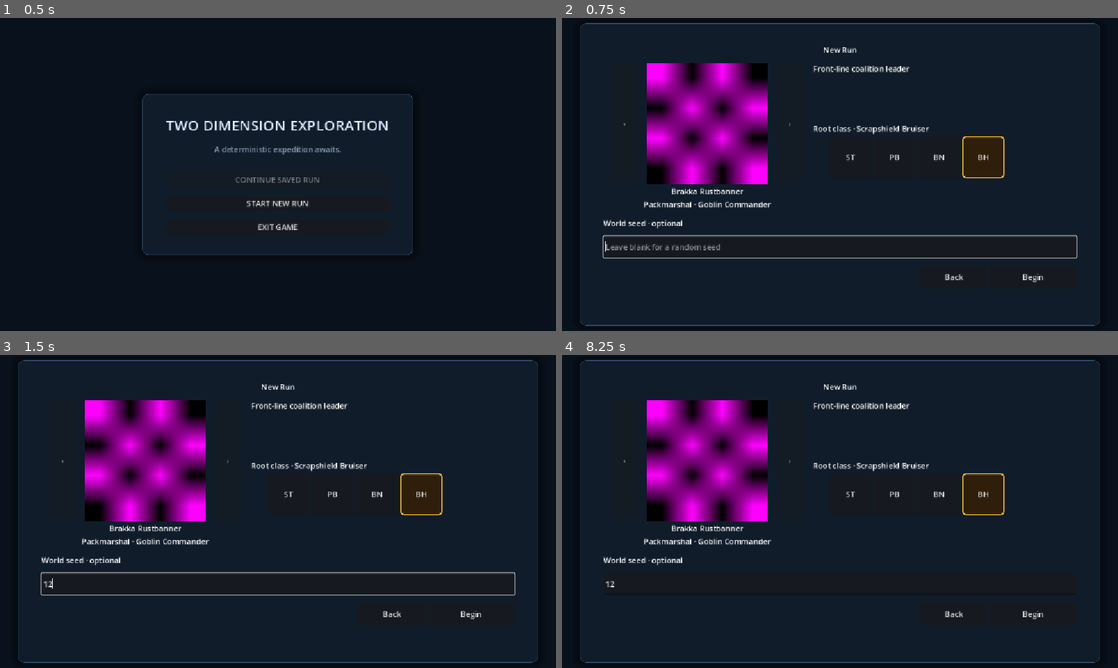
Above: before the commit, frames 1-4 (two rows, left to right).
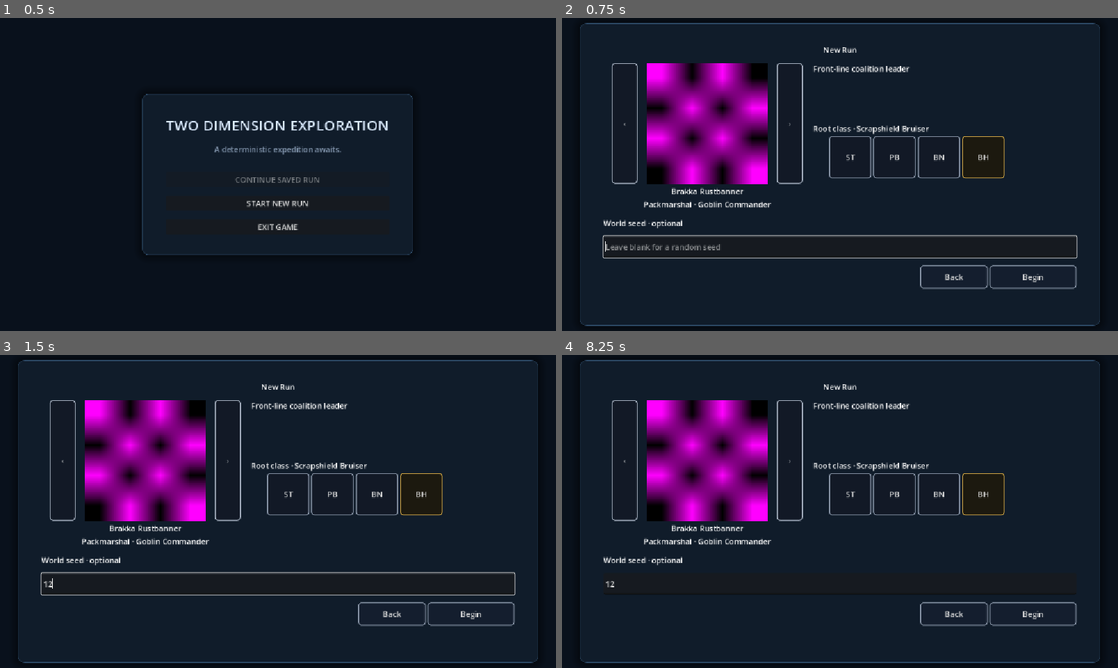
Above: after the commit, the same moments.

Repository: Poostaq/two-dimensional-experiment
Game: Godot game, scene res://Scenes/world_run_start.tscn
Same seed, same stepped clock (60 frames per second), same inputs: the game is played once before the commit and once after it. The engine's default icon, where the game draws it, is replaced by a stand-in: a white triangle on a blue panel in a dark square.
Inputs (mouse positions are in pixels of both pictures, inside the frame that each line leads up to):
- Up to frame 1 (0.5 s): no input
- Up to frame 2 (0.75 s): click "START NEW RUN" at 0.5 s
- Up to frame 3 (1.5 s): click (278, 583) at 1.27 s; type "12" at 1.35 s
- Up to frame 4 (8.25 s): click "Begin" at 2 s; click "Begin" at 2.75 s; click "ST" at 3.5 s; click "PB" at 4.25 s; click "BN" at 5 s; click "BH" at 5.75 s; click "Copy Diagnostics" at 6.5 s; click "Back" at 7.25 s; click "Return" at 8 s

Frame 1 is identical in both runs. In frame 2, 1.3% of the frame differs, in the area x 8-93%, y 14-87%; in frame 3, 1.3%; in frame 4, 1.3%.

Commit message:
feat: style commander selection controls

Diff:
--- a/Scenes/world_run_start.tscn
+++ b/Scenes/world_run_start.tscn
@@ -30,19 +30,423 @@
 shadow_color = Color(0, 0, 0, 0.4)
 shadow_size = 18
 
+[sub_resource type="StyleBoxFlat" id="StyleBoxFlat_fupo4"]
+content_margin_left = 10.0
+content_margin_top = 6.0
+content_margin_right = 10.0
+content_margin_bottom = 6.0
+bg_color = Color(0.08, 0.12, 0.18, 1)
+border_width_left = 2
+border_width_top = 2
+border_width_right = 2
+border_width_bottom = 2
+border_color = Color(0.72, 0.76, 0.82, 1)
+corner_radius_top_left = 6
+corner_radius_top_right = 6
+corner_radius_bottom_right = 6
+corner_radius_bottom_left = 6
+
+[sub_resource type="StyleBoxFlat" id="StyleBoxFlat_slwwx"]
+content_margin_left = 10.0
+content_margin_top = 6.0
+content_margin_right = 10.0
+content_margin_bottom = 6.0
+bg_color = Color(0.12, 0.18, 0.26, 1)
+border_width_left = 2
+border_width_top = 2
+border_width_right = 2
+border_width_bottom = 2
+border_color = Color(0.94, 0.96, 1, 1)
+corner_radius_top_left = 6
+corner_radius_top_right = 6
+corner_radius_bottom_right = 6
+corner_radius_bottom_left = 6
+
+[sub_resource type="StyleBoxFlat" id="StyleBoxFlat_f4snx"]
+content_margin_left = 10.0
+content_margin_top = 6.0
+content_margin_right = 10.0
+content_margin_bottom = 6.0
+bg_color = Color(0.07, 0.1, 0.15, 1)
+border_width_left = 2
+border_width_top = 2
+border_width_right = 2
+border_width_bottom = 2
+border_color = Color(0.7, 0.74, 0.8, 0.9)
+corner_radius_top_left = 6
+corner_radius_top_right = 6
+corner_radius_bottom_right = 6
+corner_radius_bottom_left = 6
+
+[sub_resource type="StyleBoxFlat" id="StyleBoxFlat_sx4o8"]
+content_margin_left = 10.0
+content_margin_top = 6.0
+content_margin_right = 10.0
+content_margin_bottom = 6.0
+bg_color = Color(0.12, 0.18, 0.26, 1)
+border_width_left = 2
+border_width_top = 2
+border_width_right = 2
+border_width_bottom = 2
+border_color = Color(0.94, 0.96, 1, 1)
+corner_radius_top_left = 6
+corner_radius_top_right = 6
+corner_radius_bottom_right = 6
+corner_radius_bottom_left = 6
+
 [sub_resource type="GradientTexture2D" id="GradientTexture2D_fupo4"]
 
-[sub_resource type="StyleBoxFlat" id="StyleBoxFlat_slwwx"]
-bg_color = Color(0.18, 0.12, 0.04, 1)
-border_width_left = 3
-border_width_top = 3
-border_width_right = 3
-border_width_bottom = 3
-border_color = Color(0.95, 0.72, 0.2, 1)
-corner_radius_top_left = 8
-corner_radius_top_right = 8
-corner_radius_bottom_right = 8
-corner_radius_bottom_left = 8
+[sub_resource type="StyleBoxFlat" id="StyleBoxFlat_r6j1p"]
+content_margin_left = 10.0
+content_margin_top = 6.0
+content_margin_right = 10.0
+content_margin_bottom = 6.0
+bg_color = Color(0.08, 0.12, 0.18, 1)
+border_width_left = 2
+border_width_top = 2
+border_width_right = 2
+border_width_bottom = 2
+border_color = Color(0.72, 0.76, 0.82, 1)
+corner_radius_top_left = 6
+corner_radius_top_right = 6
+corner_radius_bottom_right = 6
+corner_radius_bottom_left = 6
+
+[sub_resource type="StyleBoxFlat" id="StyleBoxFlat_w11aj"]
+content_margin_left = 10.0
+content_margin_top = 6.0
+content_margin_right = 10.0
+content_margin_bottom = 6.0
+bg_color = Color(0.12, 0.18, 0.26, 1)
+border_width_left = 2
+border_width_top = 2
+border_width_right = 2
+border_width_bottom = 2
+border_color = Color(0.94, 0.96, 1, 1)
+corner_radius_top_left = 6
+corner_radius_top_right = 6
+corner_radius_bottom_right = 6
+corner_radius_bottom_left = 6
+
+[sub_resource type="StyleBoxFlat" id="StyleBoxFlat_y4qhh"]
+content_margin_left = 10.0
+content_margin_top = 6.0
+content_margin_right = 10.0
+content_margin_bottom = 6.0
+bg_color = Color(0.07, 0.1, 0.15, 1)
+border_width_left = 2
+border_width_top = 2
+border_width_right = 2
+border_width_bottom = 2
+border_color = Color(0.7, 0.74, 0.8, 0.9)
+corner_radius_top_left = 6
+corner_radius_top_right = 6
+corner_radius_bottom_right = 6
+corner_radius_bottom_left = 6
+
+[sub_resource type="StyleBoxFlat" id="StyleBoxFlat_qnwr8"]
+content_margin_left = 10.0
+content_margin_top = 6.0
+content_margin_right = 10.0
+content_margin_bottom = 6.0
+bg_color = Color(0.12, 0.18, 0.26, 1)
+border_width_left = 2
+border_width_top = 2
+border_width_right = 2
+border_width_bottom = 2
+border_color = Color(0.94, 0.96, 1, 1)
+corner_radius_top_left = 6
+corner_radius_top_right = 6
+corner_radius_bottom_right = 6
+corner_radius_bottom_left = 6
+
+[sub_resource type="StyleBoxFlat" id="StyleBoxFlat_j3br0"]
+content_margin_left = 10.0
+content_margin_top = 6.0
+content_margin_right = 10.0
+content_margin_bottom = 6.0
+bg_color = Color(0.07, 0.1, 0.15, 1)
+border_width_left = 2
+border_width_top = 2
+border_width_right = 2
+border_width_bottom = 2
+border_color = Color(0.52, 0.57, 0.64, 1)
+corner_radius_top_left = 6
+corner_radius_top_right = 6
+corner_radius_bottom_right = 6
+corner_radius_bottom_left = 6
+
+[sub_resource type="StyleBoxFlat" id="StyleBoxFlat_dk8v3"]
+content_margin_left = 10.0
+content_margin_top = 6.0
+content_margin_right = 10.0
+content_margin_bottom = 6.0
+bg_color = Color(0.07, 0.1, 0.15, 1)
+border_width_left = 2
+border_width_top = 2
+border_width_right = 2
+border_width_bottom = 2
+border_color = Color(0.78, 0.82, 0.88, 1)
+corner_radius_top_left = 6
+corner_radius_top_right = 6
+corner_radius_bottom_right = 6
+corner_radius_bottom_left = 6
+
+[sub_resource type="StyleBoxFlat" id="StyleBoxFlat_is7iv"]
+content_margin_left = 10.0
+content_margin_top = 6.0
+content_margin_right = 10.0
+content_margin_bottom = 6.0
+bg_color = Color(0.07, 0.1, 0.15, 1)
+border_width_left = 2
+border_width_top = 2
+border_width_right = 2
+border_width_bottom = 2
+border_color = Color(0.9, 0.93, 0.98, 1)
+corner_radius_top_left = 6
+corner_radius_top_right = 6
+corner_radius_bottom_right = 6
+corner_radius_bottom_left = 6
+
+[sub_resource type="StyleBoxFlat" id="StyleBoxFlat_2j6yo"]
+content_margin_left = 10.0
+content_margin_top = 6.0
+content_margin_right = 10.0
+content_margin_bottom = 6.0
+bg_color = Color(0.07, 0.1, 0.15, 1)
+border_width_left = 2
+border_width_top = 2
+border_width_right = 2
+border_width_bottom = 2
+border_color = Color(0.52, 0.57, 0.64, 1)
+corner_radius_top_left = 6
+corner_radius_top_right = 6
+corner_radius_bottom_right = 6
+corner_radius_bottom_left = 6
+
+[sub_resource type="StyleBoxFlat" id="StyleBoxFlat_3iavx"]
+content_margin_left = 10.0
+content_margin_top = 6.0
+content_margin_right = 10.0
+content_margin_bottom = 6.0
+bg_color = Color(0.07, 0.1, 0.15, 1)
+border_width_left = 2
+border_width_top = 2
+border_width_right = 2
+border_width_bottom = 2
+border_color = Color(0.78, 0.82, 0.88, 1)
+corner_radius_top_left = 6
+corner_radius_top_right = 6
+corner_radius_bottom_right = 6
+corner_radius_bottom_left = 6
+
+[sub_resource type="StyleBoxFlat" id="StyleBoxFlat_qjbey"]
+content_margin_left = 10.0
+content_margin_top = 6.0
+content_margin_right = 10.0
+content_margin_bottom = 6.0
+bg_color = Color(0.07, 0.1, 0.15, 1)
+border_width_left = 2
+border_width_top = 2
+border_width_right = 2
+border_width_bottom = 2
+border_color = Color(0.9, 0.93, 0.98, 1)
+corner_radius_top_left = 6
+corner_radius_top_right = 6
+corner_radius_bottom_right = 6
+corner_radius_bottom_left = 6
+
+[sub_resource type="StyleBoxFlat" id="StyleBoxFlat_ljxsx"]
+content_margin_left = 10.0
+content_margin_top = 6.0
+content_margin_right = 10.0
+content_margin_bottom = 6.0
+bg_color = Color(0.07, 0.1, 0.15, 1)
+border_width_left = 2
+border_width_top = 2
+border_width_right = 2
+border_width_bottom = 2
+border_color = Color(0.52, 0.57, 0.64, 1)
+corner_radius_top_left = 6
+corner_radius_top_right = 6
+corner_radius_bottom_right = 6
+corner_radius_bottom_left = 6
+
+[sub_resource type="StyleBoxFlat" id="StyleBoxFlat_1iegp"]
+content_margin_left = 10.0
+content_margin_top = 6.0
+content_margin_right = 10.0
+content_margin_bottom = 6.0
+bg_color = Color(0.07, 0.1, 0.15, 1)
+border_width_left = 2
+border_width_top = 2
+border_width_right = 2
+border_width_bottom = 2
+border_color = Color(0.78, 0.82, 0.88, 1)
+corner_radius_top_left = 6
+corner_radius_top_right = 6
+corner_radius_bottom_right = 6
+corner_radius_bottom_left = 6
+
+[sub_resource type="StyleBoxFlat" id="StyleBoxFlat_80dl3"]
+content_margin_left = 10.0
+content_margin_top = 6.0
+content_margin_right = 10.0
+content_margin_bottom = 6.0
+bg_color = Color(0.07, 0.1, 0.15, 1)
+border_width_left = 2
+border_width_top = 2
+border_width_right = 2
+border_width_bottom = 2
+border_color = Color(0.9, 0.93, 0.98, 1)
+corner_radius_top_left = 6
+corner_radius_top_right = 6
+corner_radius_bottom_right = 6
+corner_radius_bottom_left = 6
+
+[sub_resource type="StyleBoxFlat" id="StyleBoxFlat_g7fog"]
+content_margin_left = 10.0
+content_margin_top = 6.0
+content_margin_right = 10.0
+content_margin_bottom = 6.0
+bg_color = Color(0.11, 0.1, 0.06, 1)
+border_width_left = 2
+border_width_top = 2
+border_width_right = 2
+border_width_bottom = 2
+border_color = Color(0.82, 0.65, 0.27, 1)
+corner_radius_top_left = 6
+corner_radius_top_right = 6
+corner_radius_bottom_right = 6
+corner_radius_bottom_left = 6
+
+[sub_resource type="StyleBoxFlat" id="StyleBoxFlat_wmnon"]
+content_margin_left = 10.0
+content_margin_top = 6.0
+content_margin_right = 10.0
+content_margin_bottom = 6.0
+bg_color = Color(0.11, 0.1, 0.06, 1)
+border_width_left = 2
+border_width_top = 2
+border_width_right = 2
+border_width_bottom = 2
+border_color = Color(0.96, 0.79, 0.36, 1)
+corner_radius_top_left = 6
+corner_radius_top_right = 6
+corner_radius_bottom_right = 6
+corner_radius_bottom_left = 6
+
+[sub_resource type="StyleBoxFlat" id="StyleBoxFlat_oy3ff"]
+content_margin_left = 10.0
+content_margin_top = 6.0
+content_margin_right = 10.0
+content_margin_bottom = 6.0
+bg_color = Color(0.11, 0.1, 0.06, 1)
+border_width_left = 2
+border_width_top = 2
+border_width_right = 2
+border_width_bottom = 2
+border_color = Color(1, 0.86, 0.48, 1)
+corner_radius_top_left = 6
+corner_radius_top_right = 6
+corner_radius_bottom_right = 6
+corner_radius_bottom_left = 6
+
+[sub_resource type="StyleBoxFlat" id="StyleBoxFlat_lps4q"]
+content_margin_left = 10.0
+content_margin_top = 6.0
+content_margin_right = 10.0
+content_margin_bottom = 6.0
+bg_color = Color(0.08, 0.12, 0.18, 1)
+border_width_left = 2
+border_width_top = 2
+border_width_right = 2
+border_width_bottom = 2
+border_color = Color(0.52, 0.57, 0.64, 1)
+corner_radius_top_left = 6
+corner_radius_top_right = 6
+corner_radius_bottom_right = 6
+corner_radius_bottom_left = 6
+
+[sub_resource type="StyleBoxFlat" id="StyleBoxFlat_4dd3v"]
+content_margin_left = 10.0
+content_margin_top = 6.0
+content_margin_right = 10.0
+content_margin_bottom = 6.0
+bg_color = Color(0.08, 0.12, 0.18, 1)
+border_width_left = 2
+border_width_top = 2
+border_width_right = 2
+border_width_bottom = 2
+border_color = Color(0.78, 0.82, 0.88, 1)
+corner_radius_top_left = 6
+corner_radius_top_right = 6
+corner_radius_bottom_right = 6
+corner_radius_bottom_left = 6
+
+[sub_resource type="StyleBoxFlat" id="StyleBoxFlat_0ng1j"]
+content_margin_left = 10.0
+content_margin_top = 6.0
+content_margin_right = 10.0
+content_margin_bottom = 6.0
+bg_color = Color(0.08, 0.12, 0.18, 1)
+border_width_left = 2
+border_width_top = 2
+border_width_right = 2
+border_width_bottom = 2
+border_color = Color(0.9, 0.93, 0.98, 1)
+corner_radius_top_left = 6
+corner_radius_top_right = 6
+corner_radius_bottom_right = 6
+corner_radius_bottom_left = 6
+
+[sub_resource type="StyleBoxFlat" id="StyleBoxFlat_q6ak0"]
+content_margin_left = 10.0
+content_margin_top = 6.0
+content_margin_right = 10.0
+content_margin_bottom = 6.0
+bg_color = Color(0.08, 0.12, 0.18, 1)
+border_width_left = 2
+border_width_top = 2
+border_width_right = 2
+border_width_bottom = 2
+border_color = Color(0.52, 0.57, 0.64, 1)
+corner_radius_top_left = 6
+corner_radius_top_right = 6
+corner_radius_bottom_right = 6
+corner_radius_bottom_left = 6
+
+[sub_resource type="StyleBoxFlat" id="StyleBoxFlat_wl2au"]
+content_margin_left = 10.0
+content_margin_top = 6.0
+content_margin_right = 10.0
+content_margin_bottom = 6.0
+bg_color = Color(0.08, 0.12, 0.18, 1)
+border_width_left = 2
+border_width_top = 2
+border_width_right = 2
+border_width_bottom = 2
+border_color = Color(0.78, 0.82, 0.88, 1)
+corner_radius_top_left = 6
+corner_radius_top_right = 6
+corner_radius_bottom_right = 6
+corner_radius_bottom_left = 6
+
+[sub_resource type="StyleBoxFlat" id="StyleBoxFlat_1enjw"]
+content_margin_left = 10.0
+content_margin_top = 6.0
+content_margin_right = 10.0
+content_margin_bottom = 6.0
+bg_color = Color(0.08, 0.12, 0.18, 1)
+border_width_left = 2
+border_width_top = 2
+border_width_right = 2
+border_width_bottom = 2
+border_color = Color(0.9, 0.93, 0.98, 1)
+corner_radius_top_left = 6
+corner_radius_top_right = 6
+corner_radius_bottom_right = 6
+corner_radius_bottom_left = 6
 
 [sub_resource type="StyleBoxFlat" id="StyleBoxFlat_kfx8h"]
 bg_color = Color(0.09411765, 0.13333334, 0.19215687, 1)
@@ -58,6 +462,22 @@
 shadow_color = Color(0, 0, 0, 0.53333336)
 shadow_size = 20
 
+[sub_resource type="StyleBoxFlat" id="StyleBoxFlat_segbp"]
+content_margin_left = 10.0
+content_margin_top = 6.0
+content_margin_right = 10.0
+content_margin_bottom = 6.0
+bg_color = Color(0.035, 0.067, 0.11, 0.98)
+border_width_left = 2
+border_width_top = 2
+border_width_right = 2
+border_width_bottom = 2
+border_color = Color(0.72, 0.76, 0.82, 1)
+corner_radius_top_left = 6
+corner_radius_top_right = 6
+corner_radius_bottom_right = 6
+corner_radius_bottom_left = 6
+
 [node name="WorldRunStart" type="Control" unique_id=773976830]
 layout_mode = 3
 anchors_preset = 0
@@ -181,6 +601,11 @@
 unique_name_in_owner = true
 custom_minimum_size = Vector2(54, 250)
 layout_mode = 2
+focus_mode = 0
+theme_override_styles/normal = SubResource("StyleBoxFlat_fupo4")
+theme_override_styles/hover = SubResource("StyleBoxFlat_slwwx")
+theme_override_styles/disabled = SubResource("StyleBoxFlat_f4snx")
+theme_override_styles/focus = SubResource("StyleBoxFlat_sx4o8")
 disabled = true
 text = "‹"
 
@@ -197,6 +622,11 @@
 unique_name_in_owner = true
 custom_minimum_size = Vector2(54, 250)
 layout_mode = 2
+focus_mode = 0
+theme_override_styles/normal = SubResource("StyleBoxFlat_r6j1p")
+theme_override_styles/hover = SubResource("StyleBoxFlat_w11aj")
+theme_override_styles/disabled = SubResource("StyleBoxFlat_y4qhh")
+theme_override_styles/focus = SubResource("StyleBoxFlat_qnwr8")
 disabled = true
 text = "›"
 
@@ -238,6 +668,9 @@
 custom_minimum_size = Vector2(88, 88)
 layout_mode = 2
 tooltip_text = "Shield Tap"
+theme_override_styles/normal = SubResource("StyleBoxFlat_j3br0")
+theme_override_styles/hover = SubResource("StyleBoxFlat_dk8v3")
+theme_override_styles/focus = SubResource("StyleBoxFlat_is7iv")
 text = "ST"
 
 [node name="CommanderSkill1" type="Button" parent="NewRunCenter/NewRunScreen/NewRunMargin/NewRunContent/CommanderColumns/CommanderDetailsColumn/CommanderSkills" unique_id=734834760]
@@ -245,6 +678,9 @@
 custom_minimum_size = Vector2(88, 88)
 layout_mode = 2
 tooltip_text = "Pack Brace"
+theme_override_styles/normal = SubResource("StyleBoxFlat_2j6yo")
+theme_override_styles/hover = SubResource("StyleBoxFlat_3iavx")
+theme_override_styles/focus = SubResource("StyleBoxFlat_qjbey")
 text = "PB"
 
 [node name="CommanderSkill2" type="Button" parent="NewRunCenter/NewRunScreen/NewRunMargin/NewRunContent/CommanderColumns/CommanderDetailsColumn/CommanderSkills" unique_id=1763306320]
@@ -252,6 +688,9 @@
 custom_minimum_size = Vector2(88, 88)
 layout_mode = 2
 tooltip_text = "Banner Nudge"
+theme_override_styles/normal = SubResource("StyleBoxFlat_ljxsx")
+theme_override_styles/hover = SubResource("StyleBoxFlat_1iegp")
+theme_override_styles/focus = SubResource("StyleBoxFlat_80dl3")
 text = "BN"
 
 [node name="CommanderSkill3" type="Button" parent="NewRunCenter/NewRunScreen/NewRunMargin/NewRunContent/CommanderColumns/CommanderDetailsColumn/CommanderSkills" unique_id=164937252]
@@ -259,7 +698,9 @@
 custom_minimum_size = Vector2(88, 88)
 layout_mode = 2
 tooltip_text = "Banner Holder"
-theme_override_styles/normal = SubResource("StyleBoxFlat_slwwx")
+theme_override_styles/normal = SubResource("StyleBoxFlat_g7fog")
+theme_override_styles/hover = SubResource("StyleBoxFlat_wmnon")
+theme_override_styles/focus = SubResource("StyleBoxFlat_oy3ff")
 text = "BH"
 
 [node name="SeedLabel" type="Label" parent="NewRunCenter/NewRunScreen/NewRunMargin/NewRunContent" unique_id=896854935]
@@ -280,12 +721,18 @@
 unique_name_in_owner = true
 custom_minimum_size = Vector2(140, 48)
 layout_mode = 2
+theme_override_styles/normal = SubResource("StyleBoxFlat_lps4q")
+theme_override_styles/hover = SubResource("StyleBoxFlat_4dd3v")
+theme_override_styles/focus = SubResource("StyleBoxFlat_0ng1j")
 text = "Back"
 
 [node name="BeginButton" type="Button" parent="NewRunCenter/NewRunScreen/NewRunMargin/NewRunContent/NewRunActions" unique_id=512324735]
 unique_name_in_owner = true
 custom_minimum_size = Vector2(180, 48)
 layout_mode = 2
+theme_override_styles/normal = SubResource("StyleBoxFlat_q6ak0")
+theme_override_styles/hover = SubResource("StyleBoxFlat_wl2au")
+theme_override_styles/focus = SubResource("StyleBoxFlat_1enjw")
 text = "Begin"
 
 [node name="OverwriteDimmer" type="ColorRect" parent="." unique_id=1290756472]
@@ -348,3 +795,28 @@
 anchor_right = 1.0
 anchor_bottom = 1.0
 mouse_filter = 2
+
+[node name="CommanderSkillTooltip" type="PanelContainer" parent="." unique_id=1757151477]
+unique_name_in_owner = true
+visible = false
+z_index = 20
+custom_minimum_size = Vector2(340, 0)
+layout_mode = 0
+mouse_filter = 2
+theme_override_styles/panel = SubResource("StyleBoxFlat_segbp")
+
+[node name="TooltipMargin" type="MarginContainer" parent="CommanderSkillTooltip" unique_id=1508004541]
+layout_mode = 2
+
+[node name="TooltipContent" type="VBoxContainer" parent="CommanderSkillTooltip/TooltipMargin" unique_id=2096606270]
+layout_mode = 2
+
+[node name="CommanderSkillTooltipName" type="Label" parent="CommanderSkillTooltip/TooltipMargin/TooltipContent" unique_id=2075170128]
+unique_name_in_owner = true
+layout_mode = 2
+autowrap_mode = 3
+
+[node name="CommanderSkillTooltipBody" type="Label" parent="CommanderSkillTooltip/TooltipMargin/TooltipContent" unique_id=1561770585]
+unique_name_in_owner = true
+layout_mode = 2
+autowrap_mode = 3
